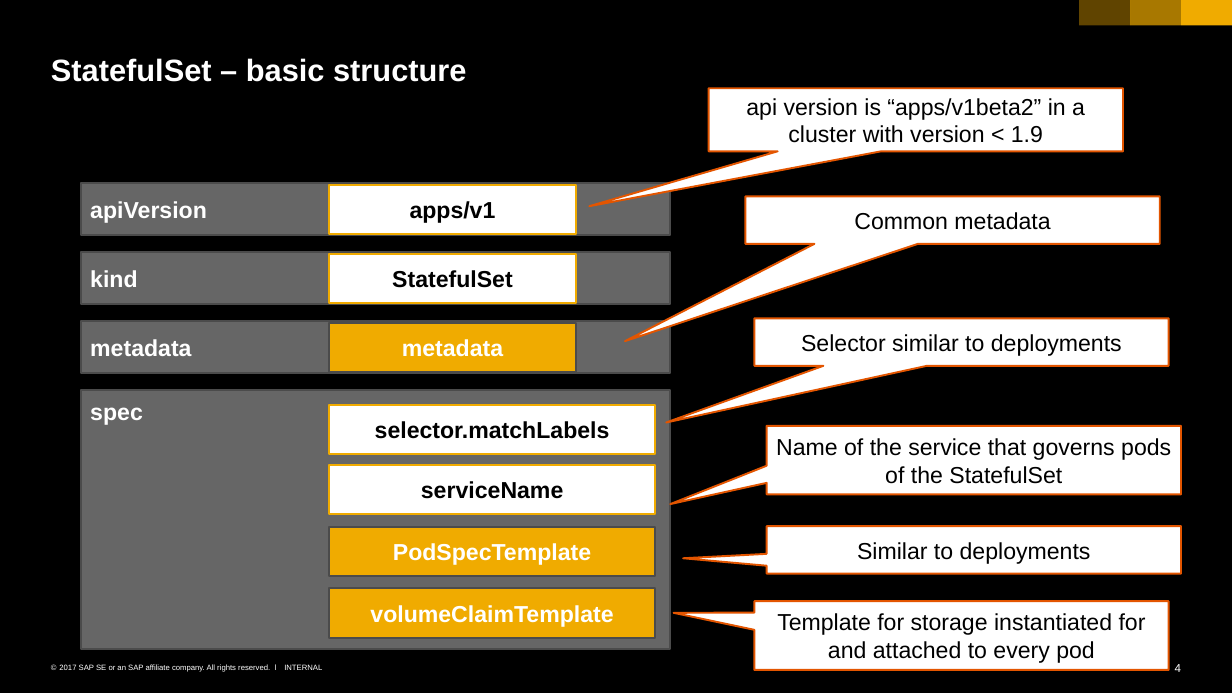
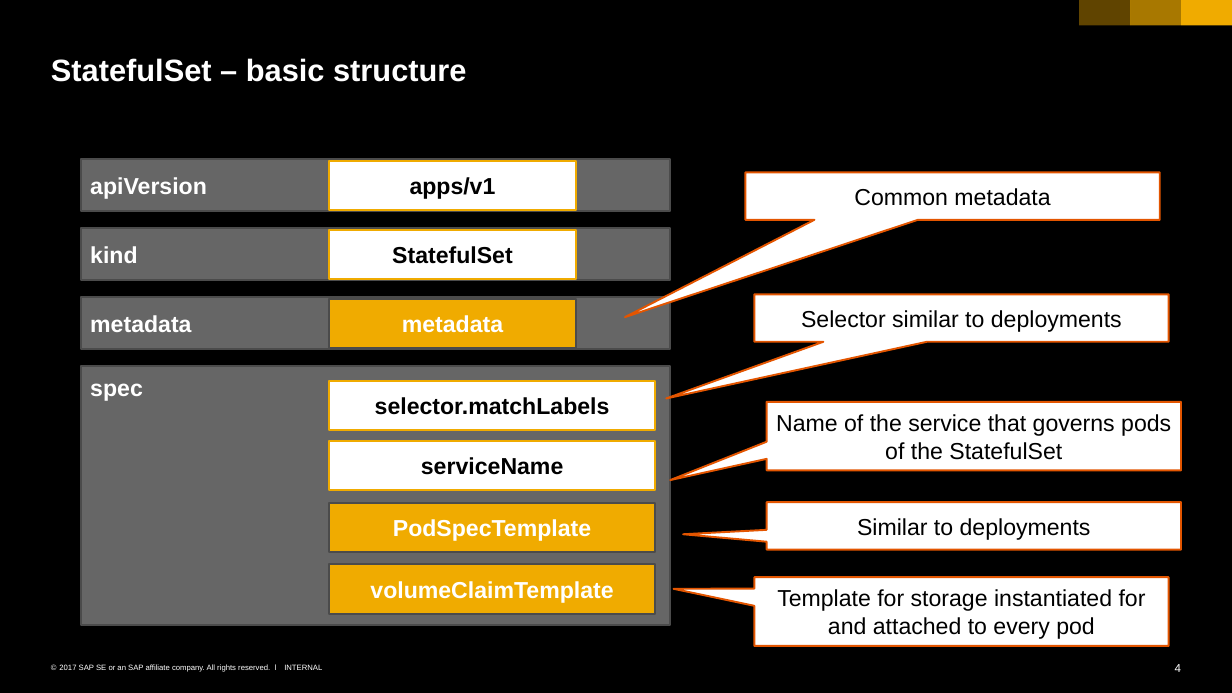
Before and after one commit to cuijiyao01/docker-k8s-training, a slide deck: slide 4 of kubernetes/09_statefulset.pptx. Drawn at 1232x693 pixels with LibreOffice and Linux fonts; fonts in the diff are those of the drawing. Boxes give left, top, right and bottom in pixels: in the first picture for what was removed or moved away, otherwise in the second. Text is boxed around its words. In the diff, an @@ line names an element or a change of style, - is before the commit and + after.

```diff
--- a/kubernetes/09_statefulset.pptx
+++ b/kubernetes/09_statefulset.pptx
@@ speech box removed at bbox=[708, 89, 1123, 151] @@
-api version is “apps/v1beta2” in a cluster with version < 1.9
@@ 11 rectangles, 5 speech boxes: place and size @@
-11 rectangles, 5 speech boxes at bbox=[81, 183, 1181, 670]
+11 rectangles, 5 speech boxes at bbox=[81, 159, 1181, 646]
```
Also in this commit, not shown: 3 other files.
